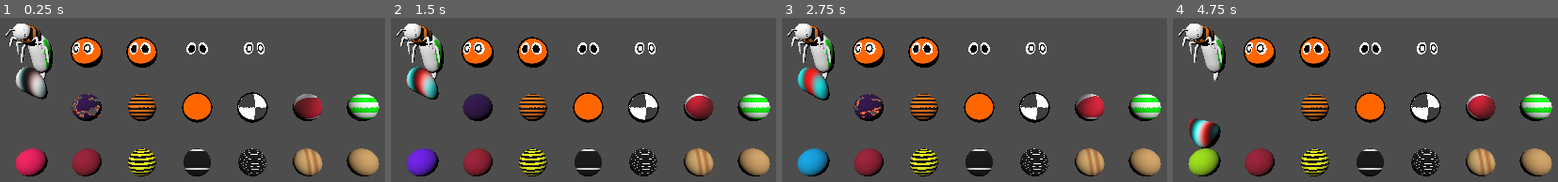
Above: before the commit, frames 1-4 (left to right).
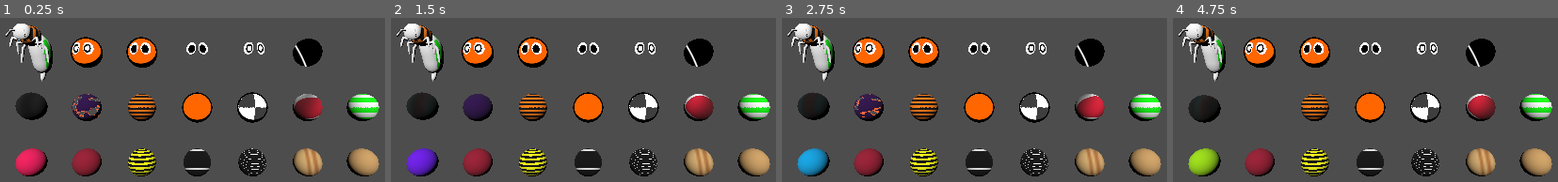
Above: after the commit, the same moments.

Repository: erikringwalters/MaterialSamples
Game: Godot game, scene res://scenes/Main.tscn
The game is run twice, just before and just after one commit, with the same random seed, the same clock (stepped at 60 frames per second) and the same inputs.
Inputs:
- Up to frame 1 (0.25 s): no input
- Up to frame 2 (1.5 s): no input
- Up to frame 3 (2.75 s): no input
- Up to frame 4 (4.75 s): no input

The runs differ from the first frame. In frame 1, 3.1% of the frame differs, in the area x 3-84%, y 12-63%; in frame 2, 3.2%; in frame 3, 3.1%; in frame 4, 3.2%, in the area x 3-84%, y 12-80%.

Commit message:
smoothstep aa step 1

Diff:
--- a/project.godot
+++ b/project.godot
@@ -22,7 +22,6 @@
 
 [rendering]
 
-renderer/rendering_method="gl_compatibility"
 anti_aliasing/quality/msaa_2d=2
 anti_aliasing/quality/msaa_3d=2
 anti_aliasing/quality/screen_space_aa=1
--- a/scenes/Main.tscn
+++ b/scenes/Main.tscn
@@ -19,6 +19,7 @@
 [ext_resource type="Shader" path="res://shaders/vertex_wave.gdshader" id="18_fhj3b"]
 [ext_resource type="Material" uid="uid://cia60snhkqf26" path="res://materials/berry_outline_eyes.tres" id="18_kecmh"]
 [ext_resource type="PackedScene" uid="uid://dyo8psud4hq4j" path="res://scenes/eyes.tscn" id="19_8c2ix"]
+[ext_resource type="Shader" path="res://shaders/smoothstep_aa.gdshader" id="20_63ud5"]
 
 [sub_resource type="SphereMesh" id="SphereMesh_4dw1d"]
 
@@ -133,6 +134,13 @@
 [sub_resource type="SphereMesh" id="SphereMesh_3vorm"]
 material = SubResource("StandardMaterial3D_rxp8t")
 
+[sub_resource type="ShaderMaterial" id="ShaderMaterial_a4t5r"]
+render_priority = 0
+shader = ExtResource("20_63ud5")
+
+[sub_resource type="SphereMesh" id="SphereMesh_l460y"]
+material = SubResource("ShaderMaterial_a4t5r")
+
 [node name="Main" type="Node3D"]
 
 [node name="Camera3D" type="Camera3D" parent="."]
@@ -220,3 +228,7 @@
 
 [node name="Eyes2" parent="." instance=ExtResource("19_8c2ix")]
 transform = Transform3D(-1, 0, -8.74228e-08, 0, 1, 0, 8.74228e-08, 0, -1, 4, 2, 0)
+
+[node name="MeshInstance3D18" type="MeshInstance3D" parent="."]
+transform = Transform3D(1, 0, 0, 0, 1, 0, 0, 0, 1, -4, 2, 0)
+mesh = SubResource("SphereMesh_l460y")
--- a/scenes/pupils.tscn
+++ b/scenes/pupils.tscn
@@ -3,6 +3,7 @@
 [ext_resource type="PackedScene" uid="uid://bykwcr2e765iq" path="res://glb/pupils.glb" id="1_6p5a7"]
 
 [sub_resource type="StandardMaterial3D" id="StandardMaterial3D_tamw8"]
+render_priority = 1
 shading_mode = 0
 albedo_color = Color(0, 0, 0, 1)
 
--- a/shaders/eye_white.gdshader
+++ b/shaders/eye_white.gdshader
@@ -1,7 +1,9 @@
 shader_type spatial;
 render_mode unshaded;
 
+
 void fragment(){
+
 
     vec2 uv = UV;
 
@@ -30,7 +32,7 @@
 
 	vec3 color = vec3( 1.0, 1.0, 1.0 );
 	float alpha;
-
+	vec2 R = vec2(0.5, 0.5) / uv; // you'll have to pass or hardcode it
 	float dist_threshold = 0.15;
 
     if ( distancel <= dist_threshold || distancer <= dist_threshold)
--- /dev/null
+++ b/shaders/smoothstep_aa.gdshader
@@ -0,0 +1,42 @@
+shader_type spatial;
+render_mode unshaded;
+
+void vertex() {
+	// Called for every vertex the material is visible on.
+}
+
+void fragment() {
+    // q is normalize to range [0,1]
+    vec2 q = FRAGCOORD.xy/VIEWPORT_SIZE.xy;
+
+    // p is in range [-1,1]
+    vec2 p = -1.0+2.0*q;
+    // Adjust for screen ratio, so that the circle actually looks like circle.
+    p.x *= VIEWPORT_SIZE.x/VIEWPORT_SIZE.y;
+
+    // From FabriceNeyrat2 in the comments
+    //  A shorter way to compute p adjusted for screen resolution and ratio
+    // vec2 p = ( 2.*FRAGCOORD - VIEWPORT_SIZE.xy ) / VIEWPORT_SIZE.y;
+
+    // Uses the size of the pixel to determine an aa factor
+    float aa = sqrt(2.0)/VIEWPORT_SIZE.y;
+
+    vec3 col = vec3(0.0);
+
+    // Circle distance field
+    float d = length(p) - 0.5;
+    // Create a thin outline
+    float od = abs(d-0.05)-aa;
+
+    // Smoothstep the distance field combined with the aa factor to create
+    //  a smooth border with little aliasing.
+    col = mix(col, vec3(1.0), smoothstep(aa, -aa, d));
+    // And the outline
+    col = mix(col, vec3(1.0), smoothstep(aa, -aa, od));
+
+    // Approximative linear RGB to sRGB conversion.
+    col = sqrt(col);
+
+    ALBEDO = vec3(col);
+	ALPHA = 1.0;
+}
--- a/shaders/vertex_wave.gdshader
+++ b/shaders/vertex_wave.gdshader
@@ -1,14 +1,14 @@
 shader_type spatial;
 
 void vertex() {
-	VERTEX.y += sin(TIME * 5.0 + VERTEX.x * 1.5) * 1.0;
+	VERTEX.y += sin(TIME * 5.0 + VERTEX.x * 1.5) * 0.05;
 }
 
 void fragment() {
 	vec3 color;
-	color.r = (sin(TIME * 6.0 + VERTEX.x * 10.0) + 1.0) * 0.5;
-	color.g = (sin(TIME * 5.0 + VERTEX.x * 10.0) + 1.0) * 0.5;
-	color.b = (sin(TIME * 5.0 + VERTEX.x * 10.0) + 1.0) * 0.5;
+	color.r = (sin(TIME * 6.0 + VERTEX.x * 10.0) + 1.0) * 0.05;
+	color.g = (sin(TIME * 5.0 + VERTEX.x * 10.0) + 1.0) * 0.05;
+	color.b = (sin(TIME * 5.0 + VERTEX.x * 10.0) + 1.0) * 0.05;
 	ALBEDO = color;
 }
 
Not shown: 1 places in scenes/Main.tscn that only renumber resources
